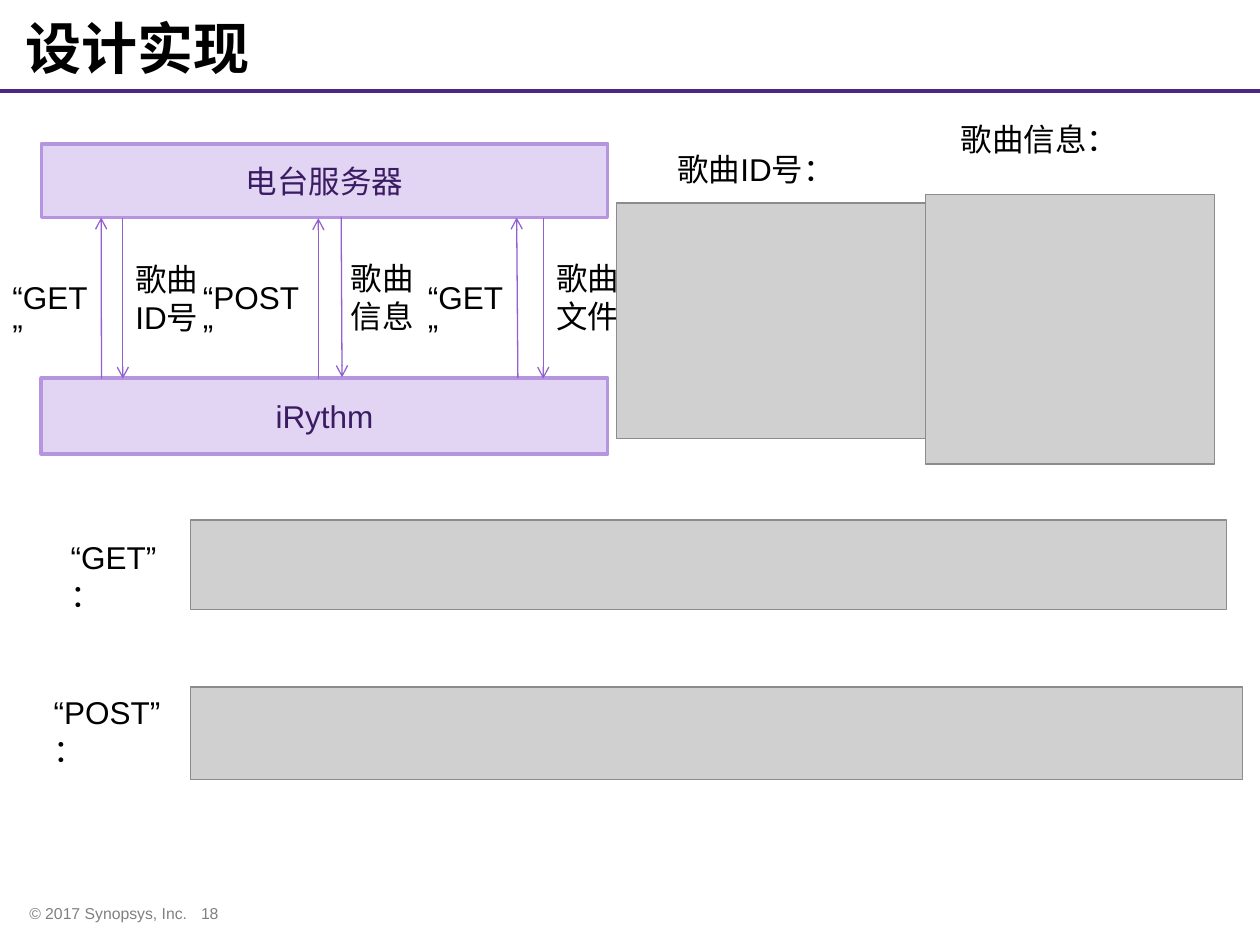
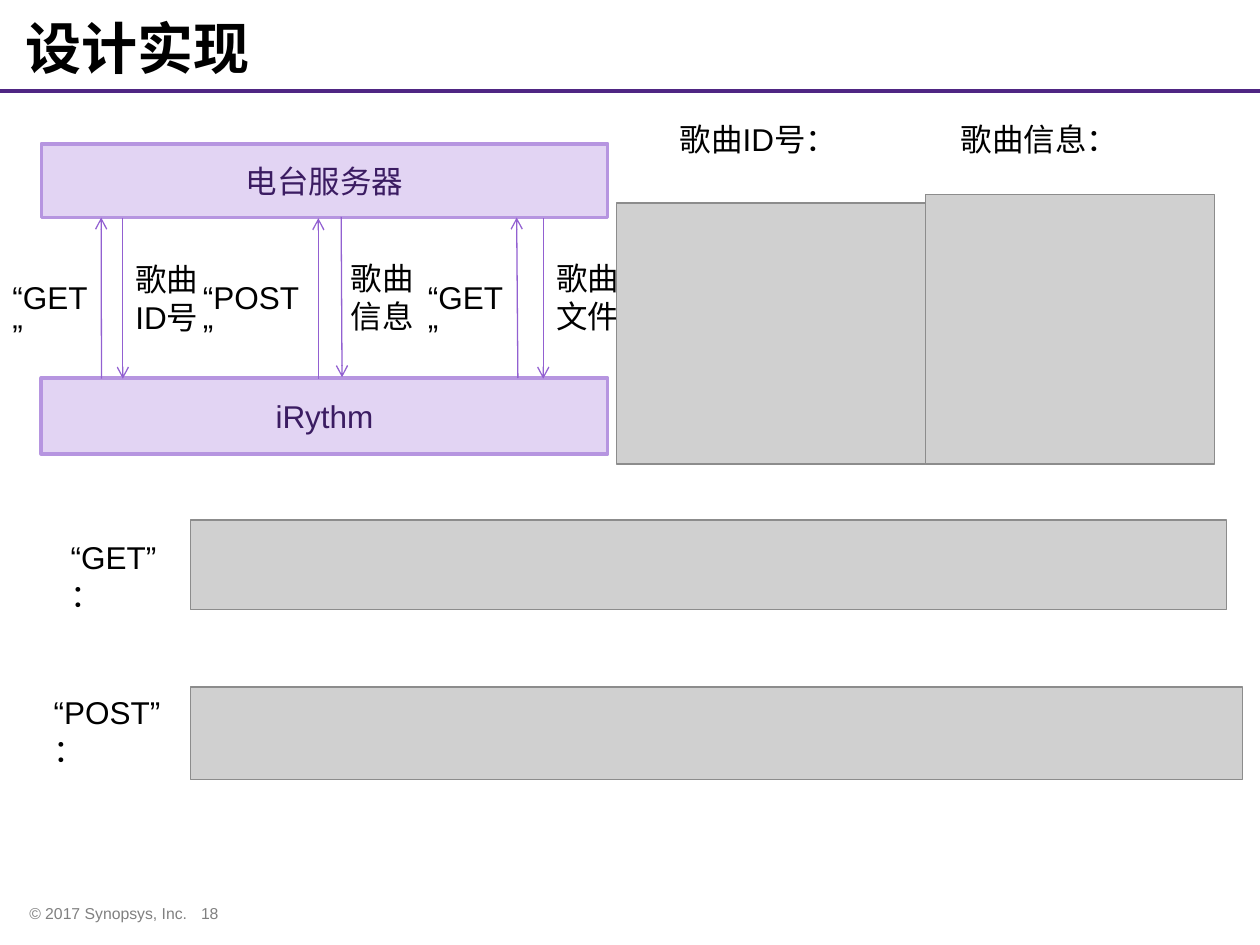
Before and after one commit to whutddk/iRhythm, a slide deck: slide 18 of doc/Synopsys ARC杯电子设计竞赛作品展示模板.pptx. Drawn at 1260x945 pixels with LibreOffice and Linux fonts; fonts in the diff are those of the drawing; grey boxes stand for pictures; background and template pictures are left out. Boxes give left, top, right and bottom in pixels: in the first picture for what was removed or moved away, otherwise in the second. Text is boxed around its words. In the diff, an @@ line names an element or a change of style, - is before the commit and + after.

```diff
--- a/doc/Synopsys ARC杯电子设计竞赛作品展示模板.pptx
+++ b/doc/Synopsys ARC杯电子设计竞赛作品展示模板.pptx
@@ text "歌曲ID号：": place and size @@
-text "歌曲ID号：" at [677,154,835,184]
+text "歌曲ID号：" at [680,124,838,154]
@@ picture: place and size @@
-picture at [617,203,926,438]
+picture at [617,203,926,464]
```
Also in this commit, not shown: 12 other slides changed, 1 other file.
